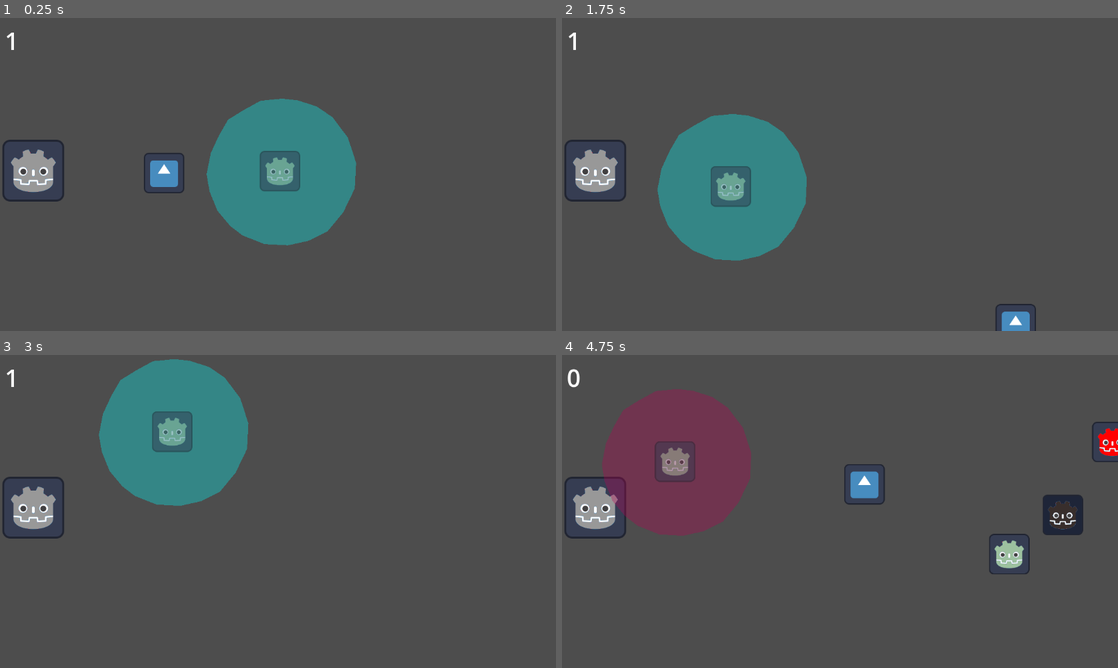
Above: before the commit, frames 1-4 (two rows, left to right).
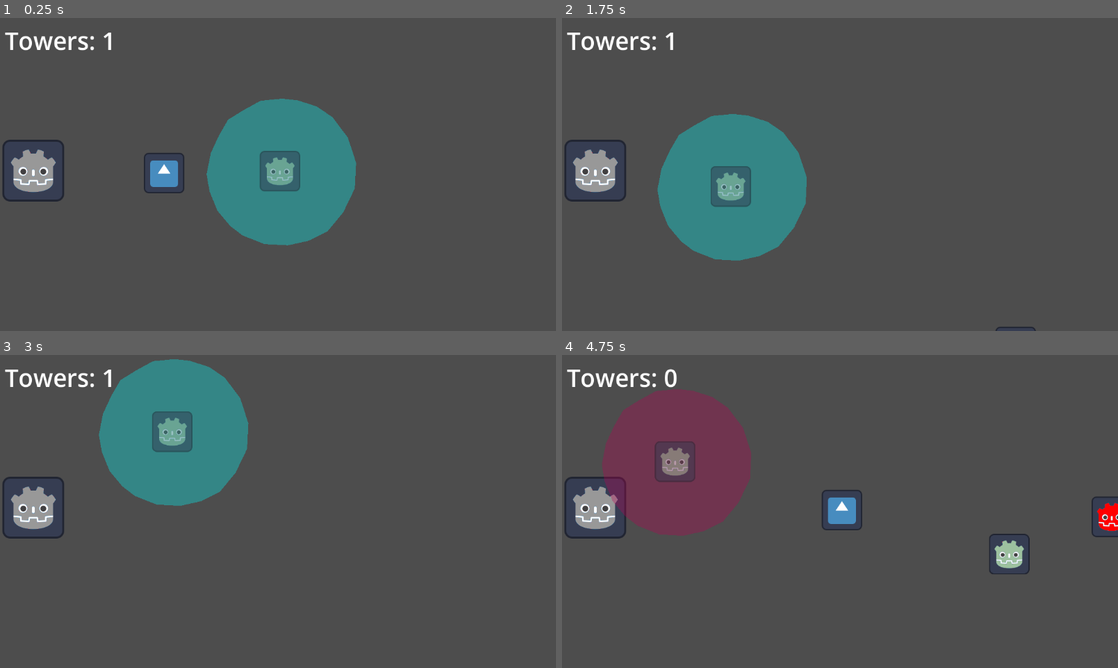
Above: after the commit, the same moments.

Repository: dbm19/test
Game: Godot game, scene res://scenes/game_screen.tscn
The game is run twice, just before and just after one commit, with the same random seed, the same clock (stepped at 60 frames per second) and the same inputs. The engine's default icon, where the game draws it, is replaced by a stand-in: a white triangle on a blue panel in a dark square.
Inputs (mouse positions are in pixels of both pictures, inside the frame that each line leads up to):
- Up to frame 1 (0.25 s): no input
- Up to frame 2 (1.75 s): tap Enter at 0.5 s; move the mouse to (962, 158) at 0.52 s; hold D (go_right) 0.53-1.28 s; hold Shift (boost) 0.53-1.28 s; move the mouse to (728, 190) at 1.27 s; hold S (go_down) from 1.28 s (still down); tap Shift (boost) at 1.35 s
- Up to frame 3 (3 s): move the mouse to (333, 442) at 2.02 s; release S (go_down) at 2.03 s; hold D (go_right) 2.03-2.78 s; hold Shift (boost) 2.03-2.78 s; tap Q (camera_pan_left) at 2.1 s; tap Space at 2.75 s; move the mouse to (172, 436) at 2.77 s; hold W (go_up) from 2.78 s (still down); tap E (camera_pan_right) at 2.85 s
- Up to frame 4 (4.75 s): tap Shift (boost) at 3.05, 4.35 s; move the mouse to (1006, 558) at 3.52 s; release W (go_up) at 3.53 s; hold Shift (boost) 3.53-4.28 s; hold A (go_left) from 3.53 s (still down); click (1006, 558) at 3.6 s; move the mouse to (673, 464) at 4.27 s

The runs differ from the first frame. In frame 1, 0.4% of the frame differs, in the area x 0-20%, y 4-11%; in frame 2, 0.8%; in frame 3, 0.4%; in frame 4, 3.1%, in the area x 0-100%, y 4-59%.

Commit message:
Added resource mechanic

Diff:
--- a/scenes/game_screen.tscn
+++ b/scenes/game_screen.tscn
@@ -57,6 +57,7 @@
 rotation = 1.58497
 
 [node name="MobSpawnTimer" type="Timer" parent="."]
+wait_time = 2.0
 autostart = true
 
 [node name="Player" parent="." instance=ExtResource("3_j0p6g")]
@@ -155,6 +156,13 @@
 offset_bottom = 42.0
 theme_override_font_sizes/font_size = 50
 
+[node name="ResourceCount" type="Label" parent="."]
+offset_left = -870.0
+offset_top = 17.0
+offset_right = -830.0
+offset_bottom = 40.0
+theme_override_font_sizes/font_size = 50
+
 [connection signal="timeout" from="MobSpawnTimer" to="." method="_on_mob_spawn_timer_timeout"]
 [connection signal="mouse_entered" from="Structure" to="Structure" method="_on_mouse_entered"]
 [connection signal="mouse_exited" from="Structure" to="Structure" method="_on_mouse_exited"]
--- a/scenes/player.tscn
+++ b/scenes/player.tscn
@@ -6,7 +6,7 @@
 [sub_resource type="RectangleShape2D" id="RectangleShape2D_adyoa"]
 size = Vector2(128, 128)
 
-[node name="Player" type="CharacterBody2D"]
+[node name="Player" type="Area2D"]
 script = ExtResource("1_rcao2")
 
 [node name="PlayerCollisionShape" type="CollisionShape2D" parent="."]
@@ -21,4 +21,4 @@
 wait_time = 0.2
 one_shot = true
 
-[connection signal="timeout" from="BoostTimer" to="." method="_on_boost_timer_timeout"]
+[connection signal="area_entered" from="." to="." method="_on_area_entered"]
--- /dev/null
+++ b/scenes/resource.tscn
@@ -0,0 +1,17 @@
+[gd_scene load_steps=3 format=3 uid="uid://du3w6c5e0ikft"]
+
+[ext_resource type="Texture2D" uid="uid://bansqpxvrgp1b" path="res://art/resource_sprite.png" id="1_lbfck"]
+
+[sub_resource type="RectangleShape2D" id="RectangleShape2D_tn434"]
+size = Vector2(127, 126.5)
+
+[node name="Resource" type="Area2D"]
+
+[node name="ResourceSprite" type="Sprite2D" parent="."]
+scale = Vector2(0.5, 0.5)
+texture = ExtResource("1_lbfck")
+
+[node name="ResourceCollisionShape" type="CollisionShape2D" parent="."]
+position = Vector2(0.5, -0.25)
+scale = Vector2(0.5, 0.5)
+shape = SubResource("RectangleShape2D_tn434")
--- a/scenes/structure.gd
+++ b/scenes/structure.gd
@@ -11,8 +11,9 @@
 # Called every frame. 'delta' is the elapsed time since the previous frame.
 func _process(delta: float) -> void:
 	if mouse_hovering == true:
-		if Input.is_action_just_pressed("select"):
+		if Input.is_action_just_pressed("select") && Global.resource_count >= 3:
 			progress_bar.start = true
+			Global.resource_count -= 3
 			Global.construction_begin.play()
 
 func _on_mouse_entered() -> void:
--- a/scenes/tower.tscn
+++ b/scenes/tower.tscn
@@ -4,7 +4,7 @@
 [ext_resource type="Texture2D" uid="uid://crtqb3qmj44c8" path="res://art/tower_sprite.png" id="2_vi2qy"]
 
 [sub_resource type="RectangleShape2D" id="RectangleShape2D_g10l2"]
-size = Vector2(84.5, 81.5)
+size = Vector2(85.25, 82.75)
 
 [sub_resource type="CircleShape2D" id="CircleShape2D_i6s70"]
 radius = 243.691
@@ -18,7 +18,7 @@
 texture = ExtResource("2_vi2qy")
 
 [node name="TowerCollisionShape" type="CollisionShape2D" parent="."]
-position = Vector2(0, 2)
+position = Vector2(1.625, -1.375)
 shape = SubResource("RectangleShape2D_g10l2")
 
 [node name="TowerRange" type="Polygon2D" parent="."]
@@ -40,6 +40,7 @@
 [node name="ShootTimer" type="Timer" parent="."]
 wait_time = 0.5
 
+[connection signal="area_entered" from="." to="." method="_on_area_entered"]
 [connection signal="area_entered" from="TowerRangeArea" to="." method="_on_tower_range_area_area_entered"]
 [connection signal="area_exited" from="TowerRangeArea" to="." method="_on_tower_range_area_area_exited"]
 [connection signal="timeout" from="ShootTimer" to="." method="_on_shoot_timer_timeout"]
--- a/scripts/game_screen.gd
+++ b/scripts/game_screen.gd
@@ -19,6 +19,7 @@
 
 var camera
 
+
 # Called when the node enters the scene tree for the first time.
 func _ready() -> void:
 	building_visual_instance = building_visual_scene.instantiate()
@@ -36,7 +37,8 @@
 
 # Called every frame. 'delta' is the elapsed time since the previous frame.
 func _process(delta: float) -> void:
-	get_node("TowerCount").text = str(Global.ordnance_count)
+	get_node("TowerCount").text = "Towers: " + str(Global.ordnance_count)
+	get_node("ResourceCount").text = "Resource: " + str(Global.resource_count)
 
 	if Global.current_screen == "main":
 		mouse_position = get_viewport().get_mouse_position()
--- a/scripts/global.gd
+++ b/scripts/global.gd
@@ -11,6 +11,7 @@
 var construction_begin
 var construction_complete
 var tower_placement
+var resource_count
 
 var current_screen
 var ordnance_count = 1
@@ -23,6 +24,7 @@
 	construction_begin = get_node("ConstructionBegin")
 	construction_complete = get_node("ConstructionComplete")
 	tower_placement = get_node("TowerPlacement")
+	resource_count = 0
 
 # Called every frame. 'delta' is the elapsed time since the previous frame.
 func _process(delta: float) -> void:
--- a/scripts/mob.gd
+++ b/scripts/mob.gd
@@ -10,6 +10,8 @@
 var shoot_timer
 var bullet_scene = preload("res://scenes/bullet.tscn")
 var bullet_instance
+var resource_scene = preload("res://scenes/resource.tscn")
+var resource_instance
 
 # Called when the node enters the scene tree for the first time.
 func _ready() -> void:
@@ -23,6 +25,10 @@
 	position += direction * speed * delta
 
 	if hit_points == 0:
+		resource_instance = resource_scene.instantiate()
+		resource_instance.position = position
+		resource_instance.add_to_group("resource")
+		get_parent().add_child(resource_instance)
 		queue_free()
 		Global.mob_death.play()
 
--- a/scripts/player.gd
+++ b/scripts/player.gd
@@ -1,4 +1,4 @@
-extends CharacterBody2D
+extends Area2D
 
 var speed = 400
 var boost_timer
@@ -27,3 +27,9 @@
 
 func _on_boost_timer_timeout() -> void:
 	speed = 400
+
+
+func _on_area_entered(area: Area2D) -> void:
+	if area.is_in_group("resource"):
+		Global.resource_count += 1
+		area.queue_free()
--- a/scripts/texture_progress_bar.gd
+++ b/scripts/texture_progress_bar.gd
@@ -9,7 +9,7 @@
 # Called every frame. 'delta' is the elapsed time since the previous frame.
 func _process(delta: float) -> void:
 	if start == true:
-		value += 0.2
+		value += 0.1
 
 	if value == 100:
 		value = 0
--- a/scripts/tower.gd
+++ b/scripts/tower.gd
@@ -5,6 +5,7 @@
 var shoot_timer
 var tower_collision
 var tower_range_collision
+var tower_hit_points
 
 var bullet_scene = preload("res://scenes/bullet.tscn")
 var bullet_instance
@@ -18,10 +19,14 @@
 	shoot_timer = get_node("ShootTimer")
 	tower_collision = get_node("TowerCollisionShape")
 	tower_range_collision = get_node("TowerRange/TowerRangeArea/TowerRangeCollisionShape")
+	tower_hit_points = 10
 	self.add_to_group("allied_structures")
 	self.add_to_group("towers")
 
 func _process(delta: float) -> void:
+	if tower_hit_points == 0:
+		queue_free()
+
 	if enemy_array.is_empty():
 		shoot_timer.stop()
 
@@ -51,3 +56,8 @@
 			nearest_enemy = enemy
 
 	return nearest_enemy
+
+
+func _on_area_entered(area: Area2D) -> void:
+	if area.is_in_group("mob_bullet"):
+		tower_hit_points -= 1
Binary file added: art/resource_sprite.png
Not shown, added: art/resource_sprite.png.import
